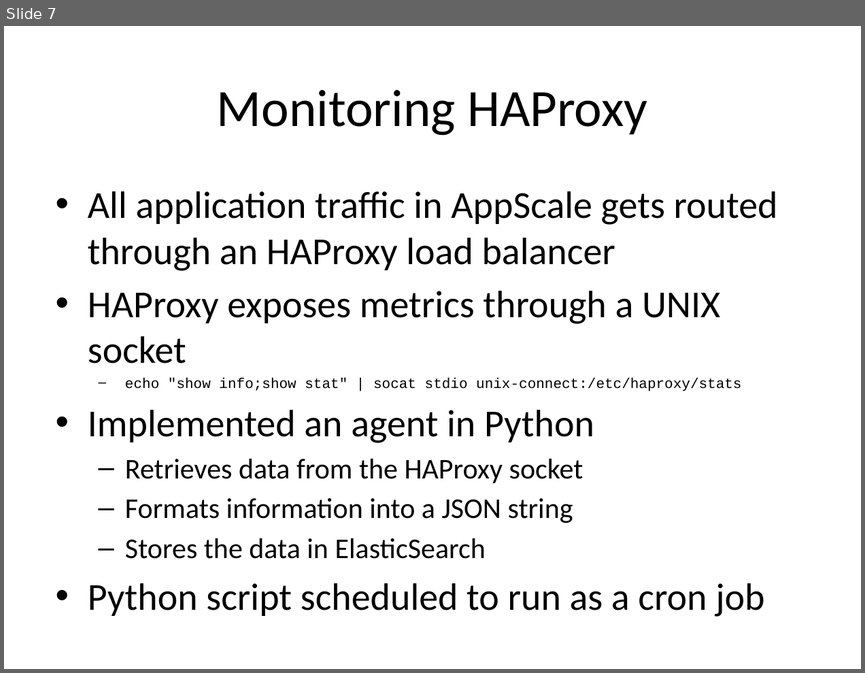
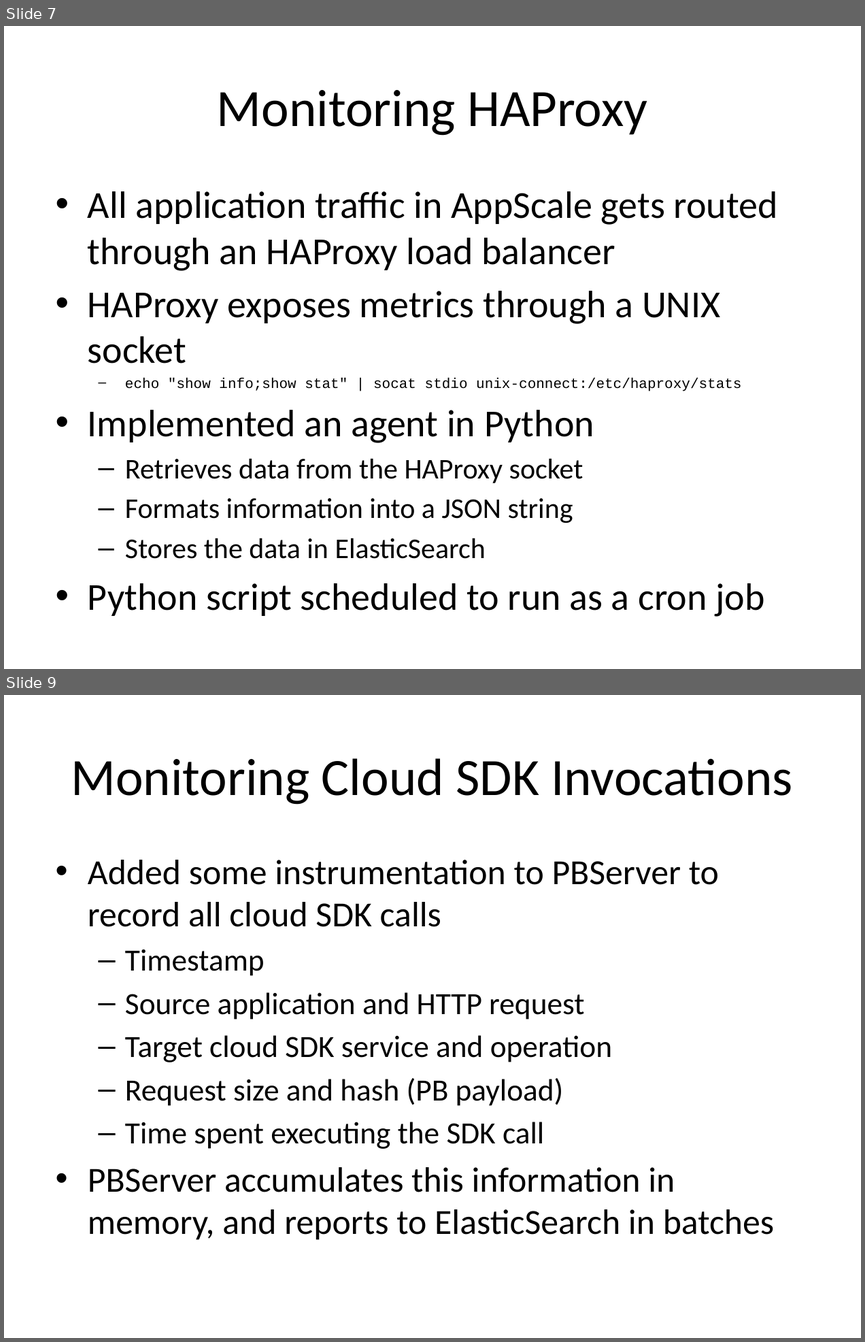
Before and after one commit to Dithn/eager-appscale, a slide deck: Eager/elk-experiment/Huawei_Presentation_1.pptx. Shown one above the other, each under a label of ours: slide 7 before the commit, slides 7 and 9 after it; the slides between them are not shown. The pictures are 865x673 and 865x1342 pixels, drawn with LibreOffice and Linux fonts; fonts in the diff are those of the drawing. Boxes give left, top, right and bottom in pixels: in the first picture for what was removed or moved away, otherwise in the second. Text is boxed around its words. In the diff, an @@ line names an element or a change of style, - is before the commit and + after.

Commit message:
Added details on AppScale cloud monitoring

```diff
--- a/Eager/elk-experiment/Huawei_Presentation_1.pptx
+++ b/Eager/elk-experiment/Huawei_Presentation_1.pptx
@@ slide 9 added at (4,695,861,1338), background #FFFFFF @@
@@ title added at (71,758,792,804), 44 pt, text #000000 @@
+Monitoring Cloud SDK Invocations
@@ text added at (88,860,774,1240), 29.6 pt, text #000000 @@
+• Added some instrumentation to PBServer to record all cloud SDK calls
+  – Timestamp
+  – Source application and HTTP request
+  – Target cloud SDK service and operation
+  – Request size and hash (PB payload)
+  – Time spent executing the SDK call
+• PBServer accumulates this information in memory, and reports to ElasticSearch in batches
```
Also in this commit, not shown: 2 other slides added.
